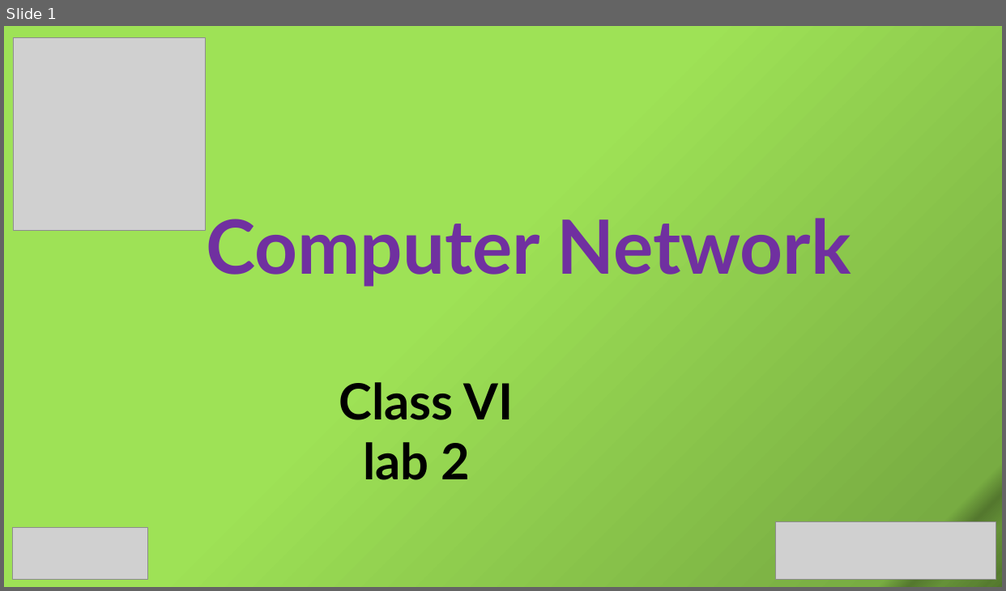
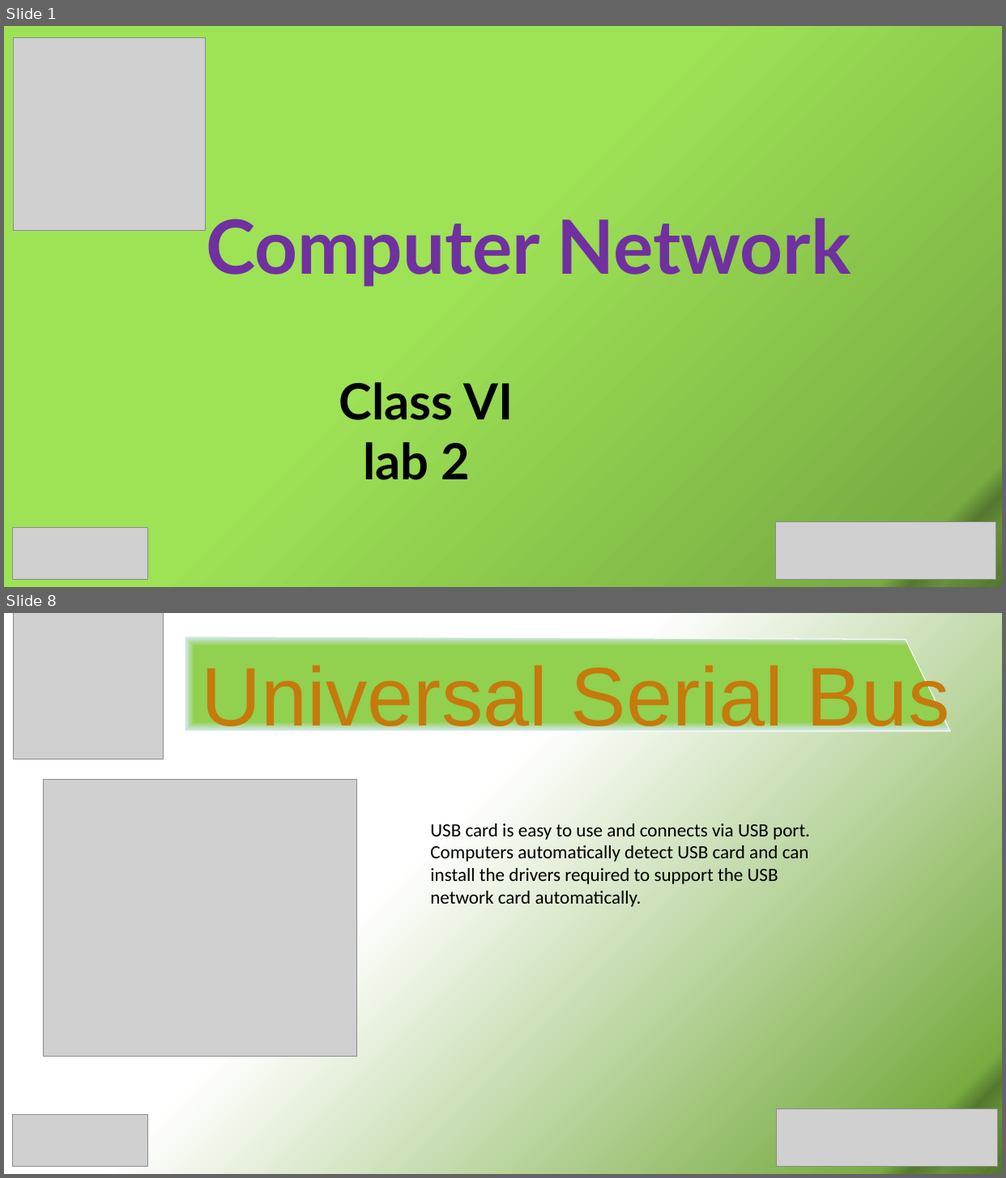
Before and after one commit to SabitDeepto/IIDP, a slide deck: class 6/networking (Lab 1 - 6)/Network 2/2. Presentation/2.pptx. Shown one above the other, each under a label of ours: slide 1 before the commit, slides 1 and 8 after it; the slides between them are not shown. The pictures are 1006x591 and 1006x1178 pixels, drawn with LibreOffice and Linux fonts; fonts in the diff are those of the drawing; grey boxes stand for pictures. Boxes give left, top, right and bottom in pixels: in the first picture for what was removed or moved away, otherwise in the second. Text is boxed around its words. In the diff, an @@ line names an element or a change of style, - is before the commit and + after.

```diff
--- a/class 6/networking (Lab 1 - 6)/Network 2/2. Presentation/2.pptx
+++ b/class 6/networking (Lab 1 - 6)/Network 2/2. Presentation/2.pptx
@@ slide 8 added at (x1=4, y1=613, x2=1002, y2=1174), background gradient #FFFFFF to #78AC42 to #54782E to #659138 to #5C8433 to #557A2F to #577D30 to #52762D @@
@@ picture added at (x1=13, y1=613, x2=164, y2=759) @@
@@ freeform shape added at (x1=185, y1=636, x2=950, y2=731), fill gradient #92D050 to #D8E9FA, outline #FFFFFF 1 pt @@
@@ text added at (x1=202, y1=659, x2=949, y2=741), 80 pt, text #C6790C @@
+Universal Serial Bus
@@ picture added at (x1=44, y1=780, x2=357, y2=1057) @@
@@ text added at (x1=430, y1=824, x2=810, y2=907), 18 pt, text #000000 @@
+USB card is easy to use and connects via USB port. Computers automatically detect USB card and can install the drivers required to support the USB network card automatically.
@@ picture added at (x1=13, y1=1114, x2=147, y2=1166) @@
@@ picture added at (x1=777, y1=1110, x2=997, y2=1167) @@
```
Also in this commit, not shown: 6 other slides added, 1 slide removed, 43 other files.
